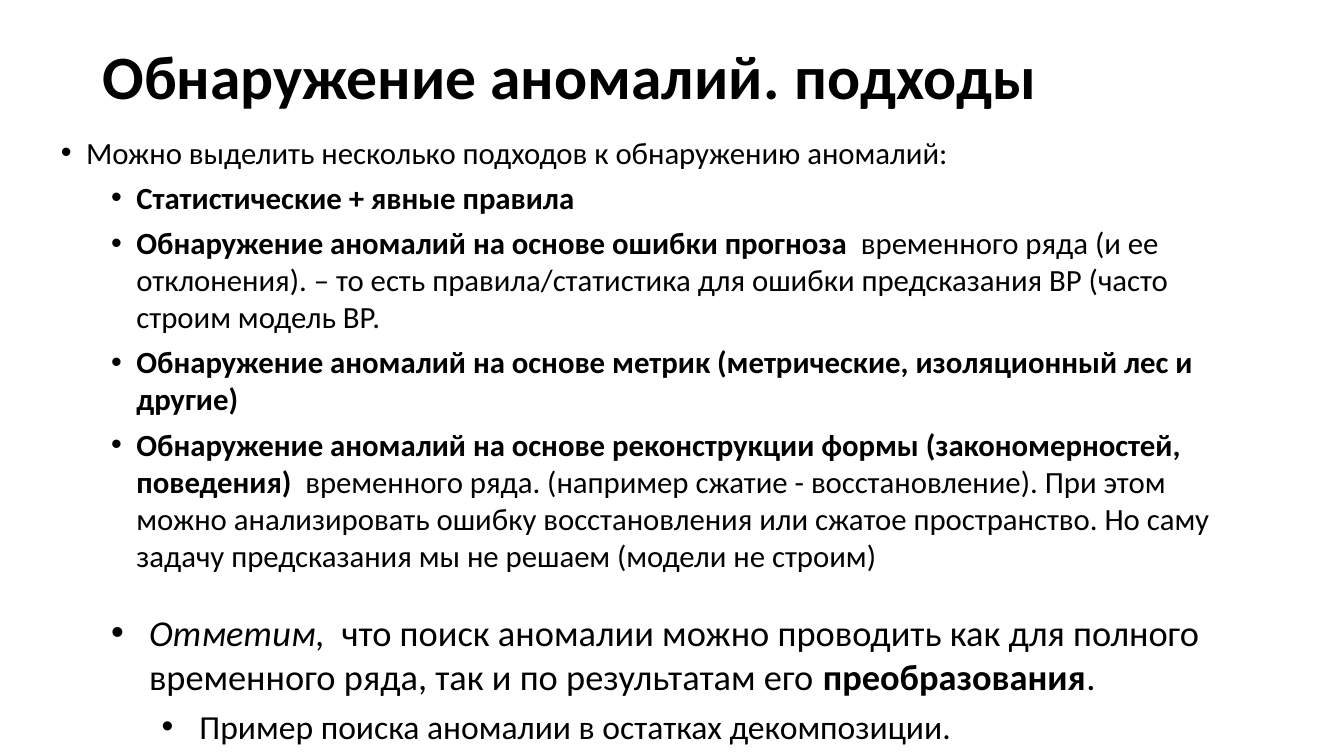
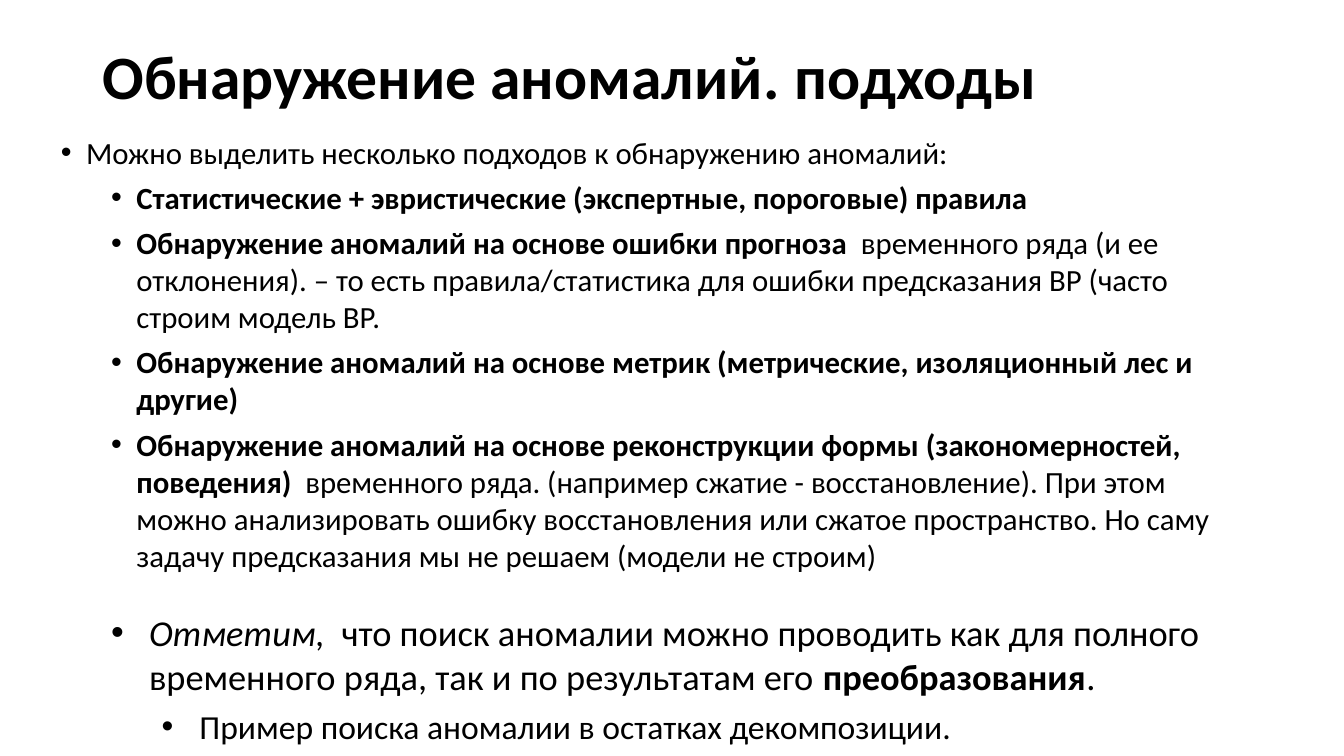
Before and after one commit to MVRonkin/TimeSeriesCourse, a slide deck: slide 11 of 2025/LEC/06-2 Обнаружение аномалий.pptx (slide 13 before the commit). Drawn at 1344x756 pixels with LibreOffice and Linux fonts; fonts in the diff are those of the drawing. Boxes give left, top, right and bottom in pixels: in the first picture for what was removed or moved away, otherwise in the second. Text is boxed around its words. In the diff, an @@ line names an element or a change of style, - is before the commit and + after.

```diff
--- a/2025/LEC/06-2 Обнаружение аномалий.pptx
+++ b/2025/LEC/06-2 Обнаружение аномалий.pptx
@@ text at (136,186,1027,214): text changed @@
-  • Статистические + явные правила
+  • Статистические + эвристические (экспертные, пороговые) правила
```
Also in this commit, not shown: 11 other slides changed, 3 slides added.
